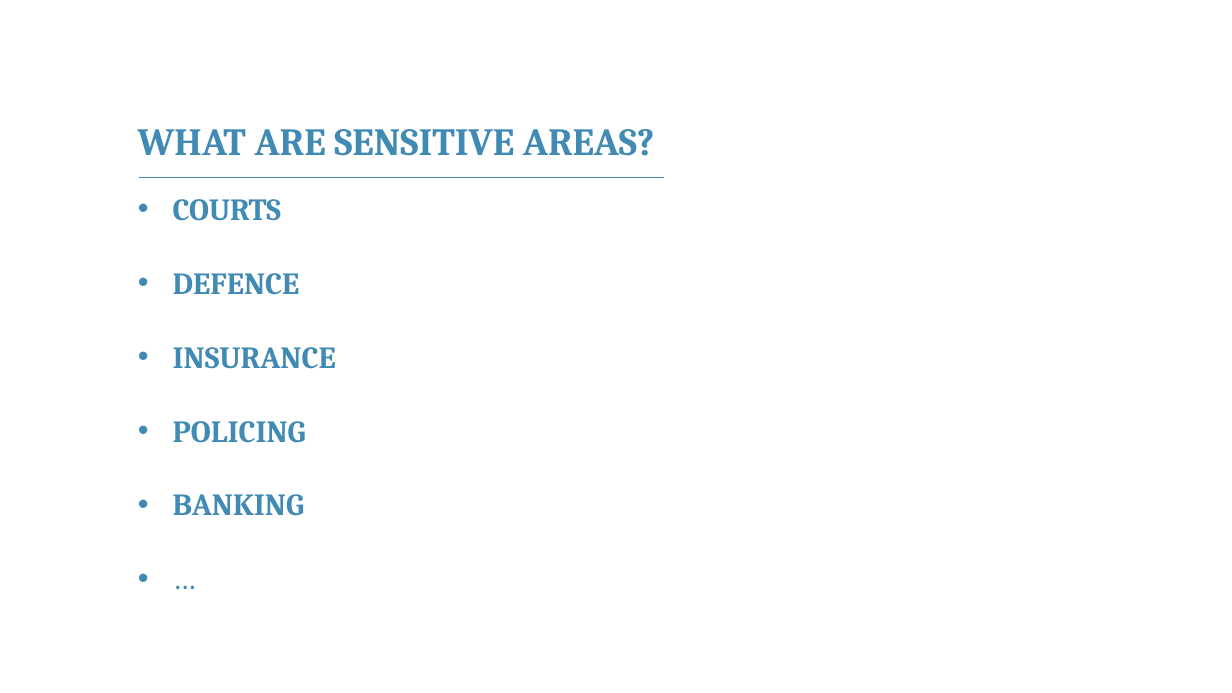
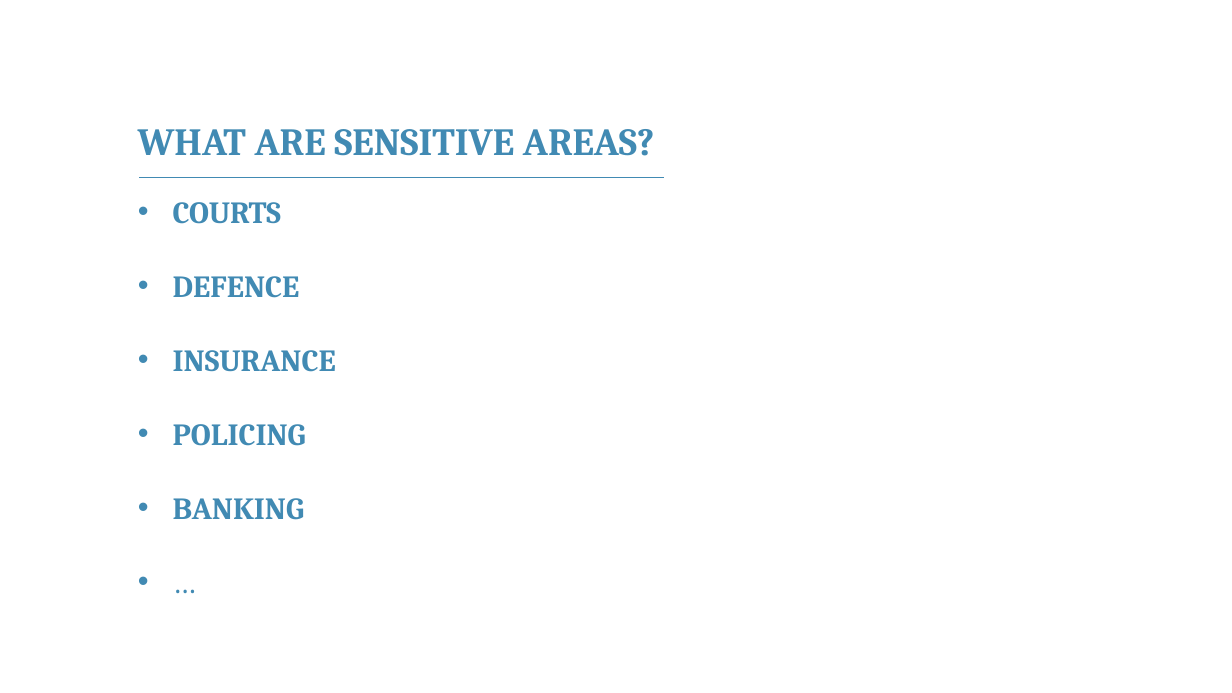
Before and after one commit to franckalbinet/itu-eaco-zanzibar-12-2018, a slide deck: slide 14 of presentations/session-6-ethics-of-ai.pptx. Drawn at 1232x693 pixels with LibreOffice and Linux fonts; fonts in the diff are those of the drawing; background and template pictures are left out. Boxes give left, top, right and bottom in pixels: in the first picture for what was removed or moved away, otherwise in the second. Text is boxed around its words. In the diff, an @@ line names an element or a change of style, - is before the commit and + after.

```diff
--- a/presentations/session-6-ethics-of-ai.pptx
+++ b/presentations/session-6-ethics-of-ai.pptx
@@ text "COURTS": place and size @@
-text "COURTS" at box(173, 199, 336, 516)
+text "COURTS" at box(173, 202, 336, 520)
```
Also in this commit, not shown: 4 other slides changed, 13 other files.
